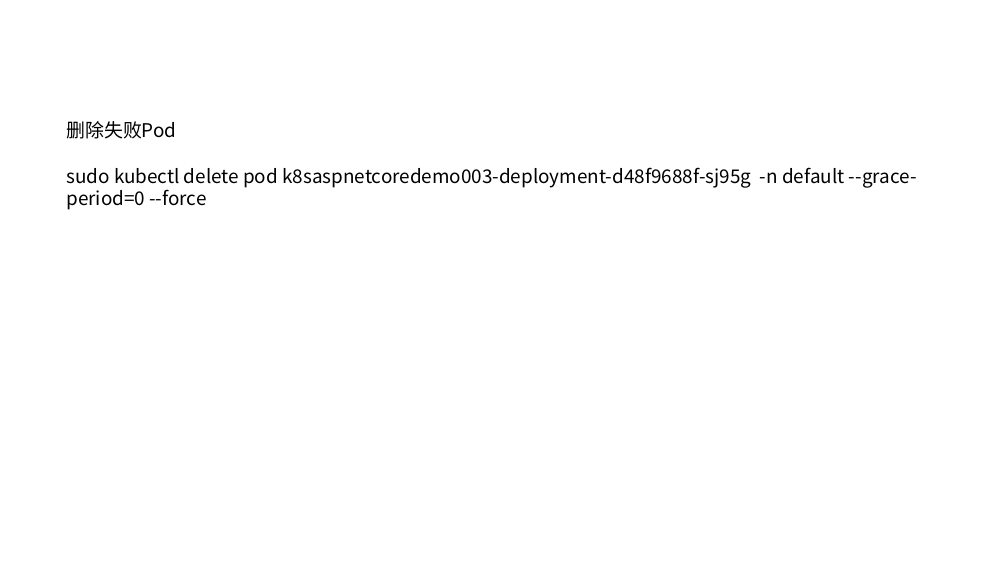
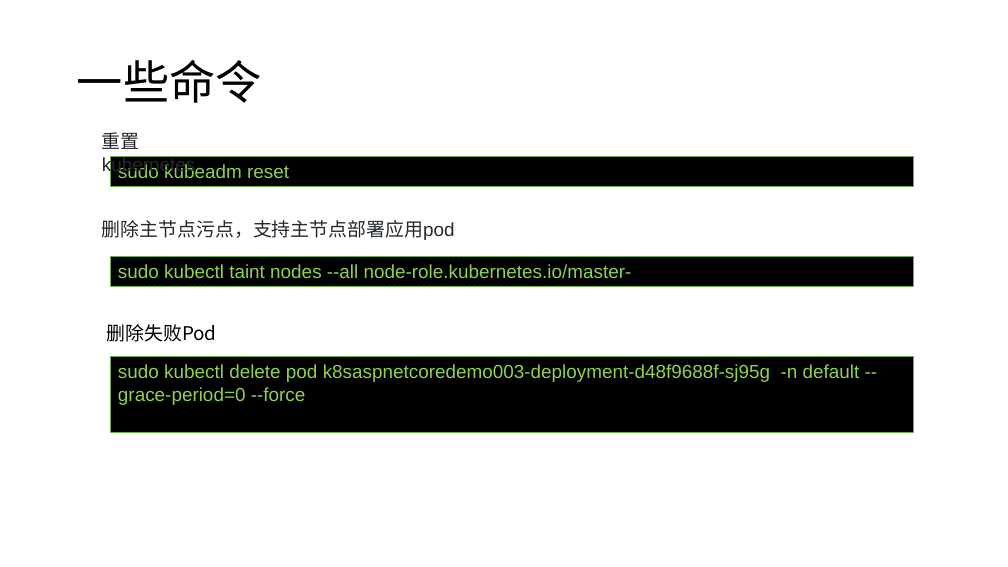
Before and after one commit to axzxs2001/Asp.NetCoreExperiment, a slide deck: slide 48 of Asp.NetCoreExperiment/kubernetes/kubernetes.pptx (slide 51 before the commit). Drawn at 1008x567 pixels with LibreOffice and Linux fonts; fonts in the diff are those of the drawing; background and template pictures are left out. Boxes give left, top, right and bottom in pixels: in the first picture for what was removed or moved away, otherwise in the second. Text is boxed around its words. In the diff, an @@ line names an element or a change of style, - is before the commit and + after.

Commit message:
kubernetes PPT完成。

```diff
--- a/Asp.NetCoreExperiment/kubernetes/kubernetes.pptx
+++ b/Asp.NetCoreExperiment/kubernetes/kubernetes.pptx
@@ title added at <box>77,60,262,103</box>, 44 pt, text #000000 @@
+一些命令
@@ text in rectangle at <box>66,121,176,139</box>: paragraph removed @@
-删除失败Pod
@@ text added at <box>102,132,195,175</box>, 18 pt, text #24292E @@
+重置kubernetes
@@ rectangle added at <box>110,157,913,187</box>, fill #000000, outline #70AD47 1 pt, 18 pt, text #92D050 @@
+sudo kubeadm reset
@@ text added at <box>102,220,455,240</box>, 18 pt, text #24292E @@
+删除主节点污点，支持主节点部署应用pod
@@ rectangle added at <box>110,256,913,287</box>, fill #000000, outline #70AD47 1 pt, 18 pt, text #92D050 @@
+sudo kubectl taint nodes --all node-role.kubernetes.io/master-
@@ text added at <box>106,324,216,342</box>, 18 pt, text #000000 @@
+删除失败Pod
@@ rectangle "sudo kubectl delete pod k8saspnetcoredemo003-deployment-d48f ...": place and size @@
-rectangle "sudo kubectl delete pod k8saspnetcoredemo003-deployment-d48f ..." at <box>66,121,917,210</box>
+rectangle "sudo kubectl delete pod k8saspnetcoredemo003-deployment-d48f ..." at <box>110,356,913,433</box>
@@ rectangle "sudo kubectl delete pod k8saspnetcoredemo003-deployment-d48f ..." at <box>110,356,913,433</box>: font Noto Sans CJK SC to Arial, text colour #000000 to #92D050; fill none to #000000; outline none to #70AD47 1 pt @@
```
Also in this commit, not shown: 10 other slides changed, 3 slides added, 1 slide removed, 1 other file.
